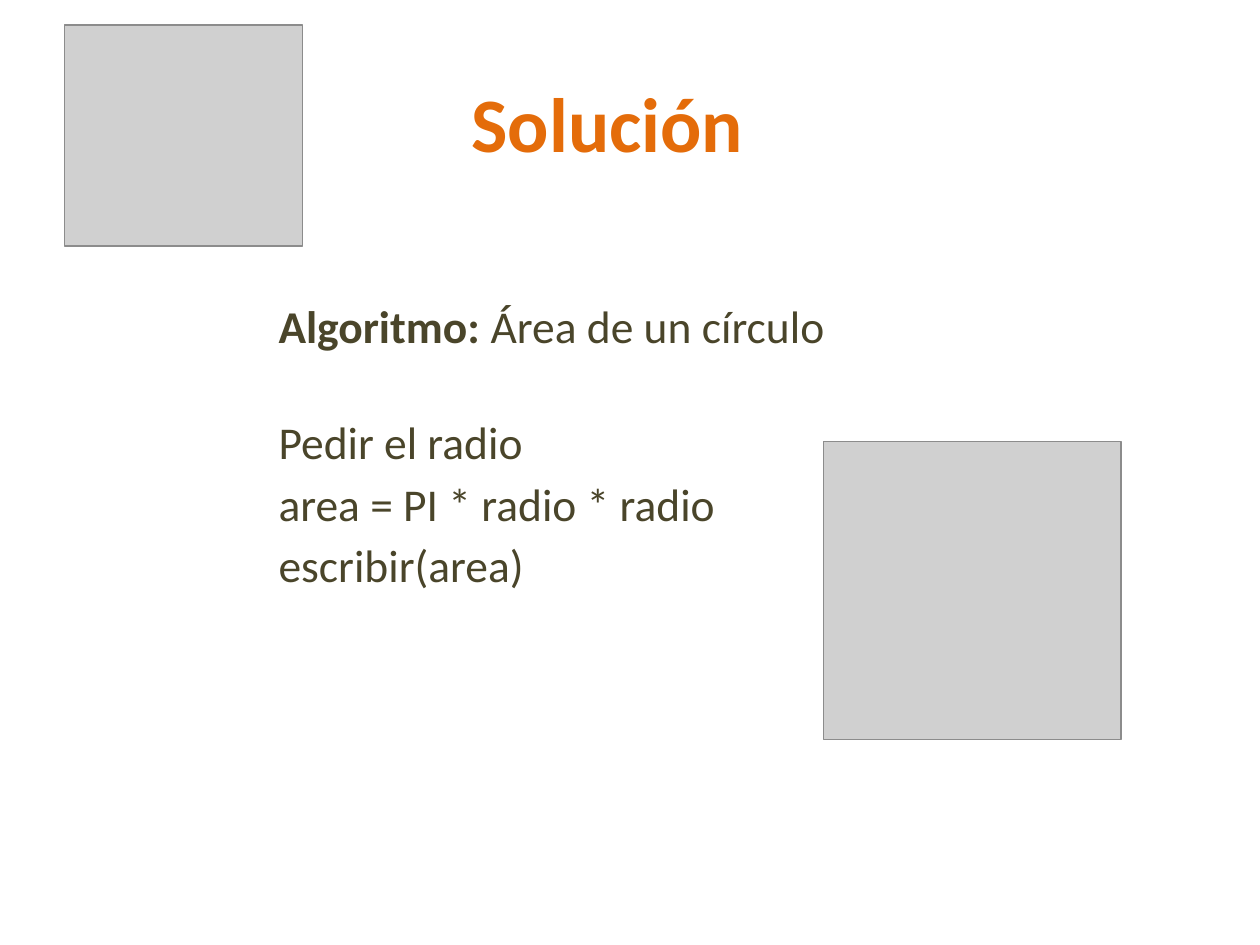
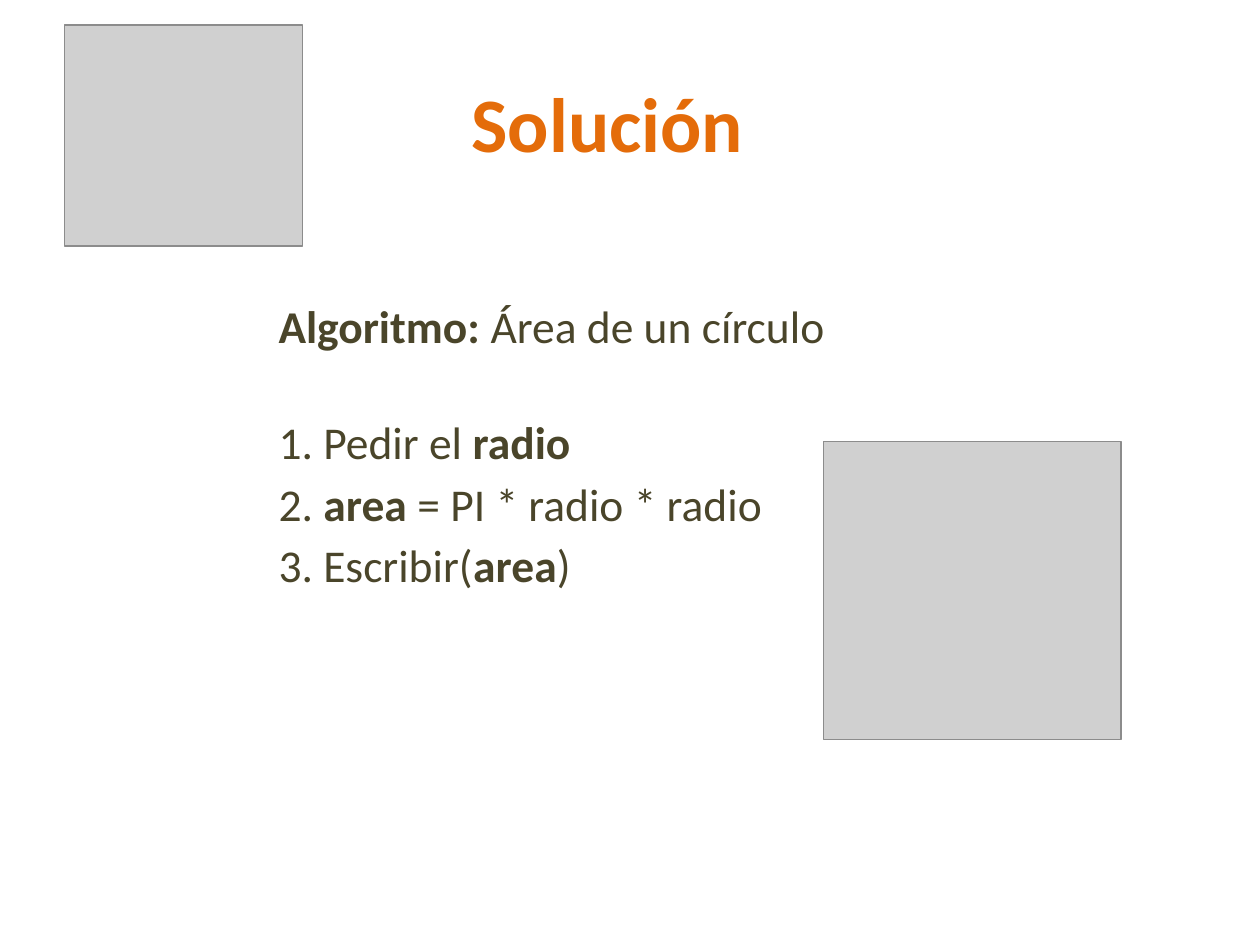
Before and after one commit to lizetheP/Tecnologias, a slide deck: slide 19 of Calendario/Presentaciones/3_Componentes.pptx. Drawn at 1260x945 pixels with LibreOffice and Linux fonts; fonts in the diff are those of the drawing; grey boxes stand for pictures. Boxes give left, top, right and bottom in pixels: in the first picture for what was removed or moved away, otherwise in the second. Text is boxed around its words. In the diff, an @@ line names an element or a change of style, - is before the commit and + after.

```diff
--- a/Calendario/Presentaciones/3_Componentes.pptx
+++ b/Calendario/Presentaciones/3_Componentes.pptx
@@ text at (x1=279, y1=427, x2=762, y2=588): text changed @@
-Pedir el radio
-area = PI * radio * radio
-escribir(area)
+1. Pedir el radio
+2. area = PI * radio * radio
+3. Escribir(area)
```
Also in this commit, not shown: 1 other file.
